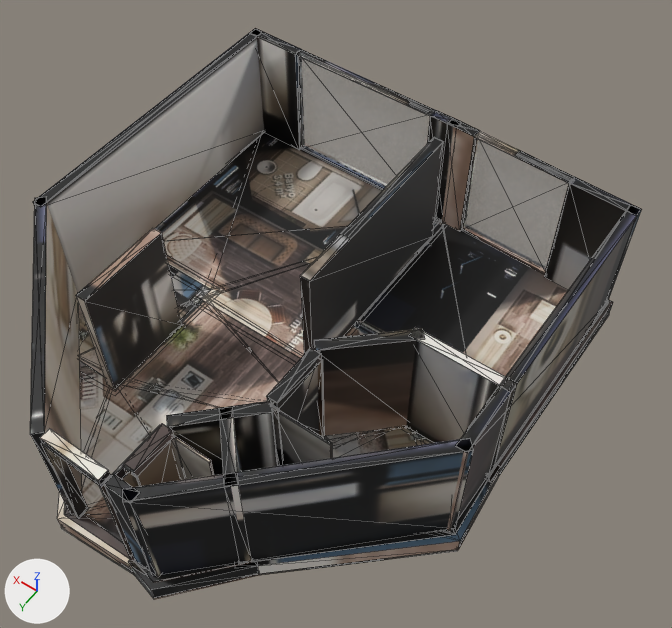
An edit to the glTF model _bake/glb/kent-3/model.glb, drawn before and after from the same camera.
Camera for both pictures: a camera (50 mm lens) standing at (-5.85, 6.86, 12.45) and looking at (-0.64, -0.44, 0.98). Arrows for +X, +Y and +Z are at lower left; the lights stay in place. The older version comes first. Mesh edges are drawn as thin lines. Where no turn or scale is listed for an object, it has been applied to the vertices. Vertices at exactly the same position are counted once.

Before the edit, the objects in view are built like this:
```python
mat_baked = bpy.data.materials.new('baked')
mat_baked.use_nodes = True; mat_baked.node_tree.nodes.clear()
_N = mat_baked.node_tree.nodes; _L = mat_baked.node_tree.links
n0 = _N.new('ShaderNodeBsdfPrincipled'); n0.name = 'Principled BSDF'
n1 = _N.new('ShaderNodeOutputMaterial'); n1.name = 'Material Output'
n2 = _N.new('ShaderNodeTexImage'); n2.name = 'Image Texture'
n2.image = img_model_glb
n3 = _N.new('ShaderNodeMapping'); n3.name = 'Mapping'
n3.inputs[1].default_value = (0.00107, -14.97, 0.0)  # 'Location'
n3.inputs[3].default_value = (15.8, 15.97, 1.0)  # 'Scale'
n4 = _N.new('ShaderNodeUVMap'); n4.name = 'UV Map'
n4.uv_map = 'UVMap'
_L.new(n0.outputs[0], n1.inputs[0])  # 'BSDF' to 'Surface'
_L.new(n2.outputs[0], n0.inputs[0])  # 'Color' to 'Base Color'
_L.new(n3.outputs[0], n2.inputs[0])  # 'Vector' to 'Vector'
_L.new(n4.outputs[0], n3.inputs[0])  # 'UV' to 'Vector'
me_mesh_0 = bpy.data.meshes.new('Mesh_0')
me_mesh_0.from_pydata(...)  # 1130 vertices, 1932 faces; spans x 0.0..8.02, y -8.56..0.0, z 0.0..2.62
me_mesh_0.materials.append(mat_baked)
# before: 486 (3.62, -7.87, 2.61) at pixel (434, 137), 487 (3.62, -7.87, 0.36), 488 (3.45, -7.87, 2.61) at pixel (443, 141), 489 (3.45, -7.87, 0.36) at pixel (432, 236), 494 (3.62, -7.87, 2.62) at pixel (434, 136)
# before: 495 (3.62, -7.87, 2.61) at pixel (434, 137), 496 (3.44, -7.87, 2.62) at pixel (443, 141), 497 (3.44, -7.87, 2.61) at pixel (443, 141)
me_mesh_1 = bpy.data.meshes.new('Mesh_1')
me_mesh_1.from_pydata(...)  # 8 vertices, 12 faces; spans x 1.33..3.09, y -8.35..-8.26, z 0.36..2.61
me_mesh_1.materials.append(mat_glass_rt)  # white #edf3f9
me_mesh_2 = bpy.data.meshes.new('Mesh_2')
me_mesh_2.from_pydata(...)  # 8 vertices, 12 faces; spans x 3.95..6.78, y -8.4..-8.36, z 0.36..2.61
me_mesh_2.materials.append(mat_glass_rt)  # white #edf3f9
ob_mesh_0 = bpy.data.objects.new('Mesh_0', me_mesh_0)
ob_mesh_0.location = (-4.01, 4.34, -0.36)
ob_mesh_1 = bpy.data.objects.new('Mesh_1', me_mesh_1)
ob_mesh_1.location = (-4.01, 4.34, -0.36)
ob_mesh_2 = bpy.data.objects.new('Mesh_2', me_mesh_2)
ob_mesh_2.location = (-4.01, 4.34, -0.36)
```
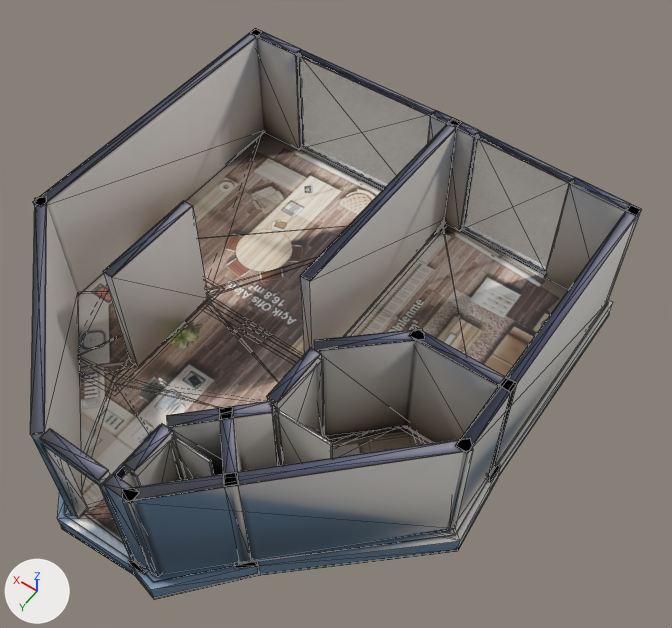
The change, as a list of edits to the scene's bpy script:
```text
Change mat_baked:
    where n3 = _N.new('ShaderNodeMapping'); n3.name = 'Mapping'
    n3.inputs[3].default_value: (15.8, 15.97, 1.0) -> (15.91, 15.97, 1.0)  # 'Scale'
Change me_mesh_0:
    where me_mesh_0.from_pydata(...)  # 1130 vertices, 1932 faces; spans x 0.0..8.02, y -8.56..0.0, z 0.0..2.62
    used by ob_mesh_0; location = (-4.01, 4.34, -0.36)
    me_mesh_0 part 1: the loose piece of 8 vertices spanning x 5.8..5.97, y -3.71..-2.11, z 0.36..2.61 is scaled about its middle by (1, 1.1, 1), then moved by (0.0, -0.62, 0.0)
    me_mesh_0 part 2: the loose piece of 8 vertices spanning x 5.8..5.97, y -3.71..-2.11, z 2.61..2.62 is scaled about its middle by (1, 1.1, 1), then moved by (0.0, -0.62, 0.0)
    me_mesh_0 part 3
    add for i in [*range(486, 490), *range(494, 498)]: me_mesh_0.vertices[i].co += Vector((0.0, -0.58, 0.0))
    me_mesh_0 part 4: 1325 kept faces spanning x 0.0..8.02, y -8.56..0.0, z 0.0..2.62 get new texture (UV) coordinates
```

Pixel boxes [x1, y1, x2, y2] of what changed, in the pictures (672 x 628 px; the box of a moved part takes in the faces that stretch with it):
'Mesh_0', surface changed, reshaped: [30, 28, 642, 600] in both
part 1 of me_mesh_0, moved or reshaped: before [76, 233, 181, 390]; after [103, 206, 208, 367]
part 2 of me_mesh_0, moved or reshaped: before [76, 228, 161, 301]; after [103, 201, 193, 277]
part 3 of me_mesh_0, moved or reshaped: before [300, 137, 444, 349]; after [300, 118, 461, 349]
part 4 of me_mesh_0, surface changed: [30, 31, 641, 600] in both
